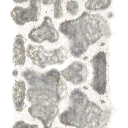
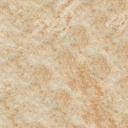
Revision of a layered 128px x 128px image; what changed, layer by layer:
added layer "_sand" above "_stone" over [0, 0, 128, 128]
hid "_stone", painted on it over [0, 0, 128, 128]
showed "Background" over [0, 0, 128, 128]
